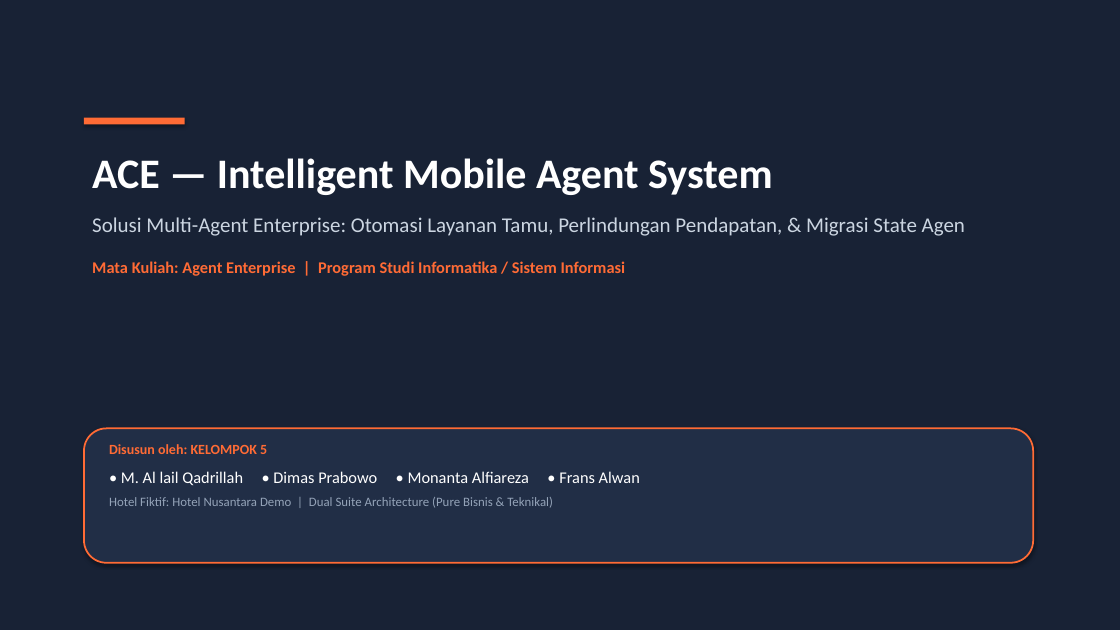
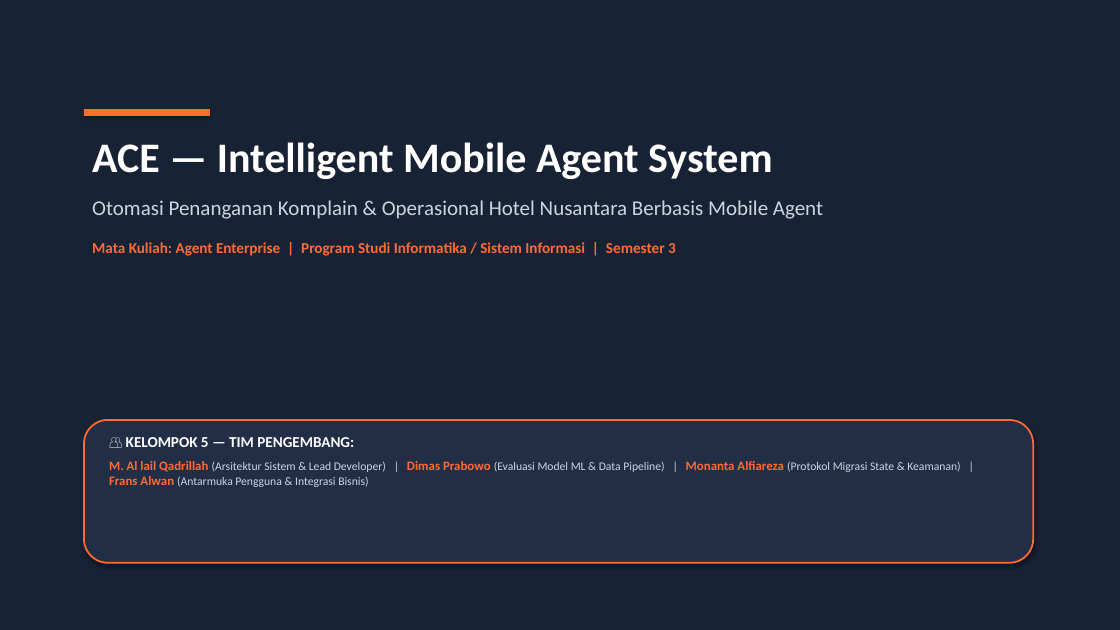
Before and after one commit to allail-qadrillah/ACE-Intelliegent-Mobile-Agent-System, a slide deck: slide 1 of presentasi_ace_mobile_agent_v3.pptx. Drawn at 1120x630 pixels with LibreOffice and Linux fonts; fonts in the diff are those of the drawing. Boxes give left, top, right and bottom in pixels: in the first picture for what was removed or moved away, otherwise in the second. Text is boxed around its words. In the diff, an @@ line names an element or a change of style, - is before the commit and + after.

Commit message:
docs: regenerate presentation slides v4 with business-first layout, usability features, and ROI calculator

```diff
--- a/presentasi_ace_mobile_agent_v3.pptx
+++ b/presentasi_ace_mobile_agent_v3.pptx
@@ rectangle resized from (x1=84, y1=118, x2=185, y2=124) to (x1=84, y1=109, x2=210, y2=116) @@
@@ text "ACE — Intelligent Mobile Agent ..." moved from (x1=92, y1=158, x2=965, y2=276) to (x1=92, y1=142, x2=823, y2=256) @@
@@ text at (x1=92, y1=200, x2=823, y2=256): text changed; size 18 to 13 pt; text colour #CBD5E1 to #FF6B35; bold on @@
-Solusi Multi-Agent Enterprise: Otomasi Layanan Tamu, Perlindungan Pendapatan, & Migrasi State Agen
-Mata Kuliah: Agent Enterprise | Program Studi Informatika / Sistem Informasi
+Otomasi Penanganan Komplain & Operasional Hotel Nusantara Berbasis Mobile Agent
+Mata Kuliah: Agent Enterprise | Program Studi Informatika / Sistem Informasi | Semester 3
@@ rounded rectangle resized from (x1=84, y1=429, x2=1033, y2=563) to (x1=84, y1=420, x2=1033, y2=563) @@
@@ text at (x1=109, y1=437, x2=960, y2=487): text changed; size 11 to 10 pt; text colour #94A3B8 to #CBD5E1 @@
-Disusun oleh: KELOMPOK 5
-• M. Al lail Qadrillah • Dimas Prabowo • Monanta Alfiareza • Frans Alwan
-Hotel Fiktif: Hotel Nusantara Demo | Dual Suite Architecture (Pure Bisnis & Teknikal)
+👥 KELOMPOK 5 — TIM PENGEMBANG:
+M. Al lail Qadrillah (Arsitektur Sistem & Lead Developer) | Dimas Prabowo (Evaluasi Model ML & Data Pipeline) | Monanta Alfiareza (Protokol Migrasi State & Keamanan) | Frans Alwan (Antarmuka Pengguna & Integrasi Bisnis)
```
Also in this commit, not shown: 5 other slides changed, 4 slides added, 5 slides removed, 2 other files.
